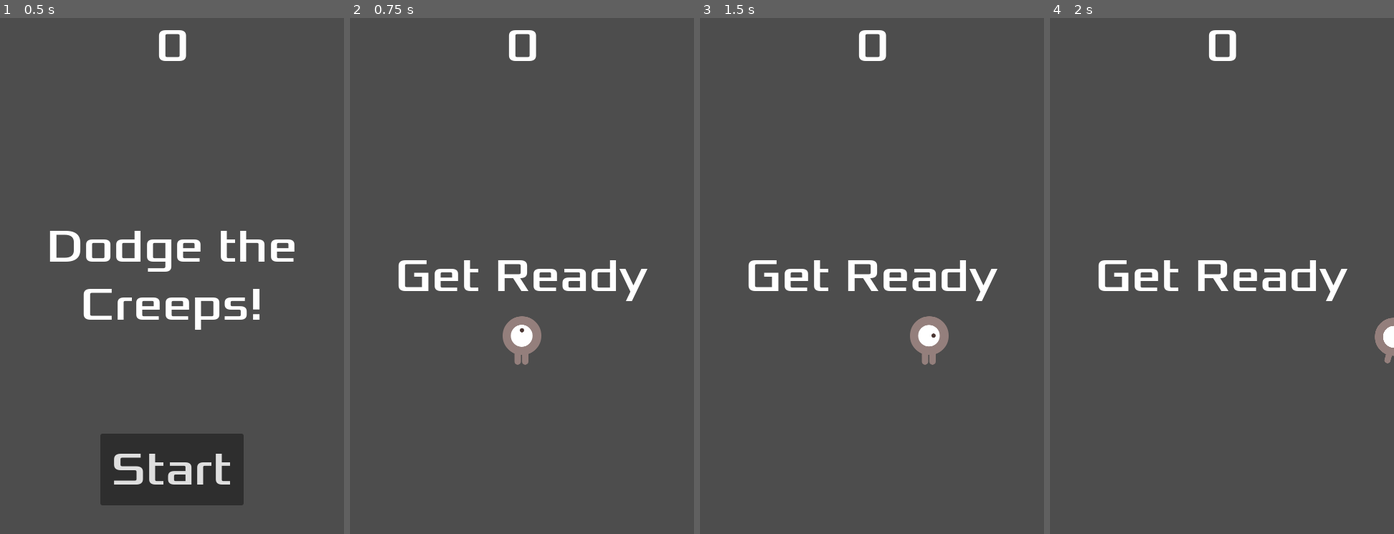
Above: before the commit, frames 1-4 (left to right).
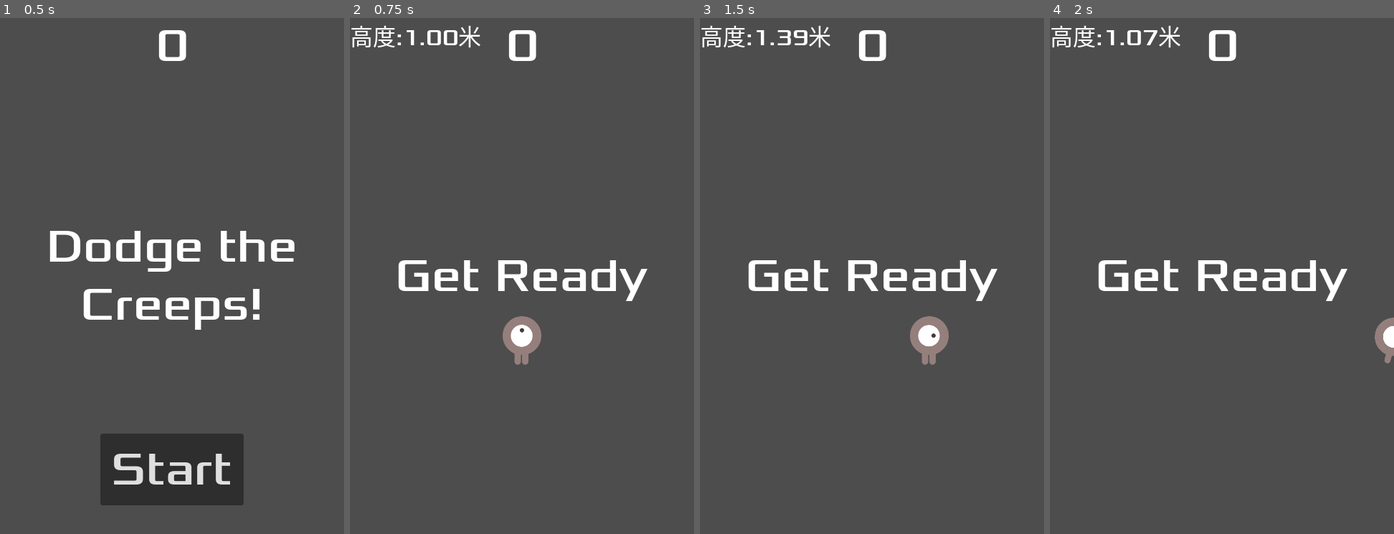
Above: after the commit, the same moments.

Repository: MClaoxin/test2D
Game: Godot game, scene res://main.tscn
Same seed, same stepped clock (60 frames per second), same inputs: the game is played once before the commit and once after it.
Inputs:
- Up to frame 1 (0.5 s): no input
- Up to frame 2 (0.75 s): click "Start" at 0.5 s
- Up to frame 3 (1.5 s): tap Enter at 1.25 s; hold Right (move_right) from 1.28 s (still down)
- Up to frame 4 (2 s): keep holding Right (move_right)

Frame 1 is identical in both runs. In frame 2, 0.5% of the frame differs, in the area x 0-38%, y 1-6%; in frame 3, 0.5%; in frame 4, 0.5%.

Commit message:
新增角色高度属性并显示在UI中

Diff:
--- a/main.tscn
+++ b/main.tscn
@@ -1,9 +1,10 @@
-[gd_scene load_steps=6 format=3 uid="uid://dyb16oqhq7qft"]
+[gd_scene load_steps=7 format=3 uid="uid://dyb16oqhq7qft"]
 
 [ext_resource type="Script" uid="uid://dapc0rloe7ar4" path="res://main.gd" id="1_h2yge"]
 [ext_resource type="PackedScene" uid="uid://dkdyyqgepjhii" path="res://mob.tscn" id="2_1bvp3"]
 [ext_resource type="PackedScene" uid="uid://34v84cyrf8b5" path="res://player.tscn" id="3_lquwl"]
 [ext_resource type="PackedScene" uid="uid://c47hjm6dmsbkj" path="res://hud.tscn" id="4_1bvp3"]
+[ext_resource type="FontFile" uid="uid://djxn2yy1ioe1y" path="res://fonts/Xolonium-Regular.ttf" id="5_lquwl"]
 
 [sub_resource type="Curve2D" id="Curve2D_7mycd"]
 _data = {
@@ -15,7 +16,8 @@
 script = ExtResource("1_h2yge")
 mob_scene = ExtResource("2_1bvp3")
 
-[node name="Player" parent="." instance=ExtResource("3_lquwl")]
+[node name="Player" parent="." node_paths=PackedStringArray("height_label") instance=ExtResource("3_lquwl")]
+height_label = NodePath("../HeightLabel")
 
 [node name="MobTimer" type="Timer" parent="."]
 wait_time = 0.5
@@ -36,6 +38,13 @@
 
 [node name="HUD" parent="." instance=ExtResource("4_1bvp3")]
 
+[node name="HeightLabel" type="Label" parent="."]
+z_index = 100
+offset_right = 40.0
+offset_bottom = 39.0
+theme_override_fonts/font = ExtResource("5_lquwl")
+theme_override_font_sizes/font_size = 32
+
 [connection signal="hit" from="Player" to="." method="game_over"]
 [connection signal="timeout" from="MobTimer" to="." method="_on_mob_timer_timeout"]
 [connection signal="timeout" from="ScoreTimer" to="." method="_on_score_timer_timeout"]
--- a/player.gd
+++ b/player.gd
@@ -2,7 +2,9 @@
 signal hit
 
 @export var speed = 400 # How fast the player will move (pixels/sec).
+@export var height_label : Label
 var screen_size # Size of the game window.
+var height : float = 1.0 #高度属性
 
 func _ready():
 	screen_size = get_viewport_rect().size
@@ -24,6 +26,9 @@
 
 	if velocity.length() > 0:
 		velocity = velocity.normalized() * speed
+		height += randf_range(-0.1,0.1)
+		height = clamp(height,0.0,5.0)
+		height_label.text = "高度:%.2f米" % height
 		$AnimatedSprite2D.play()
 	else:
 		$AnimatedSprite2D.stop()
@@ -57,6 +62,8 @@
 	var sprite = $AnimatedSprite2D
 	var shader_material = sprite.material
 	shader_material.set_shader_parameter("enable_tint", false)
+	height = 1.0
+	height_label.text = "高度:%.2f米" % height
 	show()
 	$CollisionShape2D.disabled = false
 	set_process(true)
--- a/player.tscn
+++ b/player.tscn
@@ -9,10 +9,12 @@
 
 [sub_resource type="ShaderMaterial" id="ShaderMaterial_1jxqw"]
 shader = ExtResource("1_2hs0m")
+shader_parameter/enable_tint = false
 shader_parameter/tint_color = Color(1, 0, 0, 1)
 
 [sub_resource type="ShaderMaterial" id="ShaderMaterial_2hs0m"]
 shader = ExtResource("1_2hs0m")
+shader_parameter/enable_tint = false
 shader_parameter/tint_color = Color(1, 0, 0, 1)
 
 [sub_resource type="SpriteFrames" id="SpriteFrames_dw050"]
